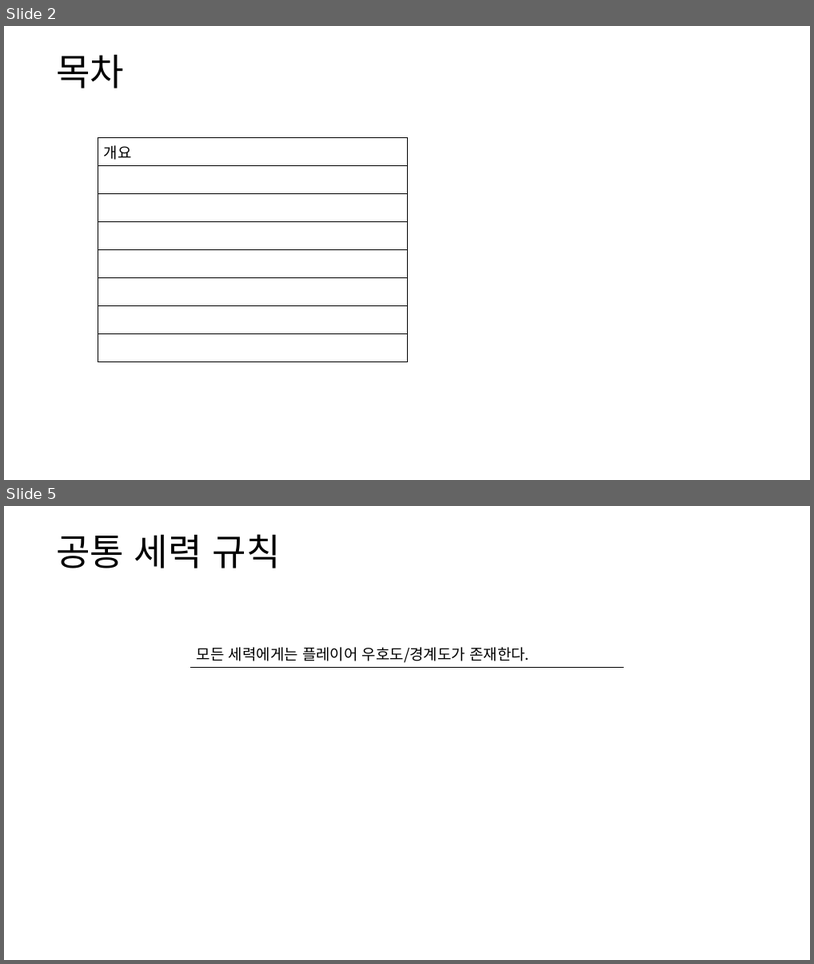
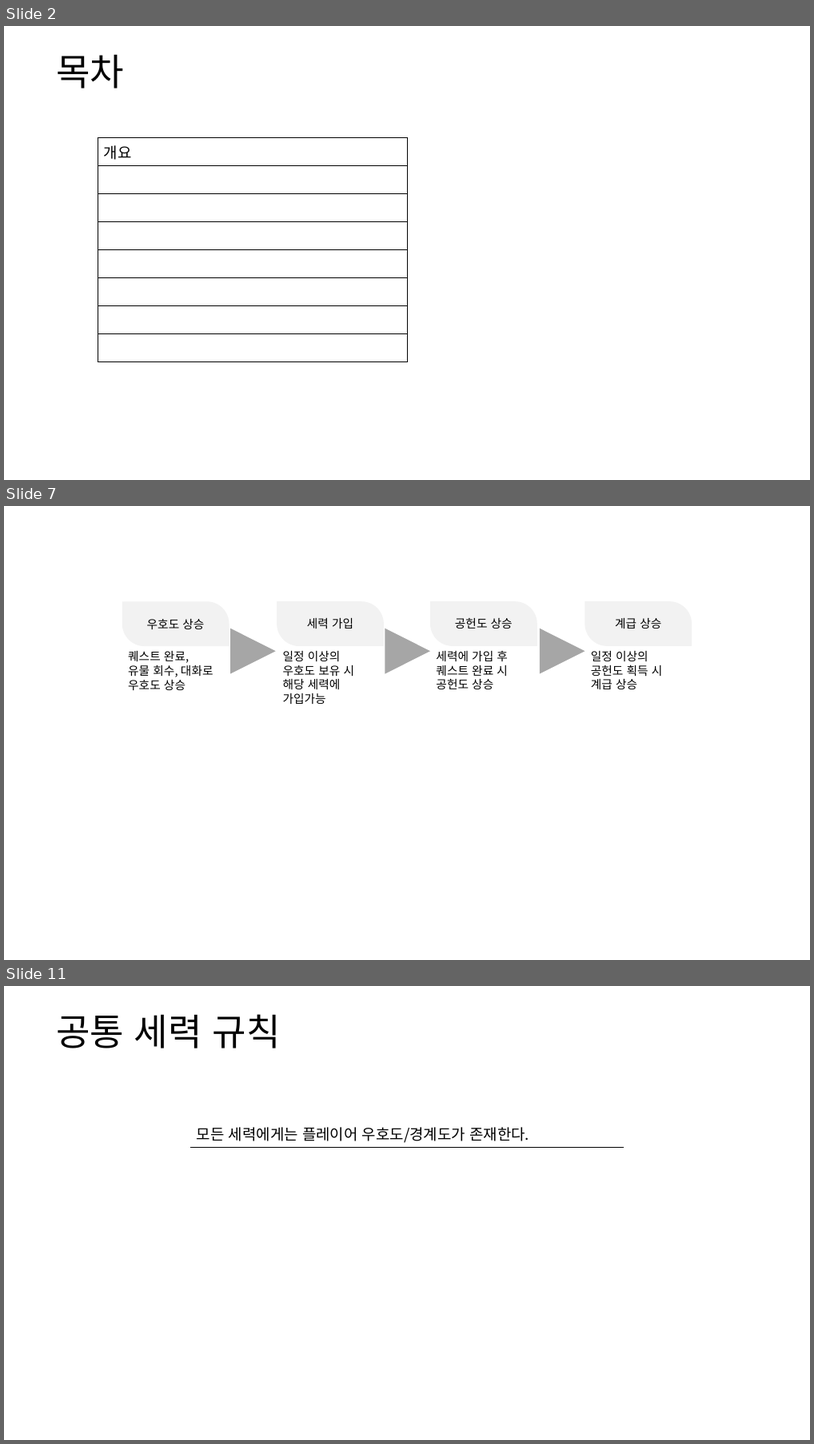
Before and after one commit to yjk0401/unityenginebasic_9th, a slide deck: 기획/방랑엽사전/세력 시스템 기획서.pptx. Shown one above the other, each under a label of ours: slides 2 and 5 before the commit, slides 2, 7 and 11 after it; the slides between them are not shown. The pictures are 814x964 and 814x1444 pixels, drawn with LibreOffice and Linux fonts; fonts in the diff are those of the drawing. Boxes give left, top, right and bottom in pixels: in the first picture for what was removed or moved away, otherwise in the second. Text is boxed around its words. In the diff, an @@ line names an element or a change of style, - is before the commit and + after.

```diff
--- a/기획/방랑엽사전/세력 시스템 기획서.pptx
+++ b/기획/방랑엽사전/세력 시스템 기획서.pptx
@@ slide 7 added at (4,506,810,960), background #FFFFFF @@
@@ group added at (122,601,693,704): 4 round diag rects, 4 texts, 3 flow chart merges @@
+우호도 상승
+퀘스트 완료,
+유물 회수, 대화로 우호도 상승
+세력 가입
+일정 이상의
+우호도 보유 시
+해당 세력에
+가입가능
+공헌도 상승
+세력에 가입 후
+퀘스트 완료 시
+공헌도 상승
+계급 상승
+일정 이상의
+공헌도 획득 시
+계급 상승
@@ what was slide 5 is now slide 11 @@
```
Also in this commit, not shown: 2 slides changed, 5 other slides added, 2 other files.
